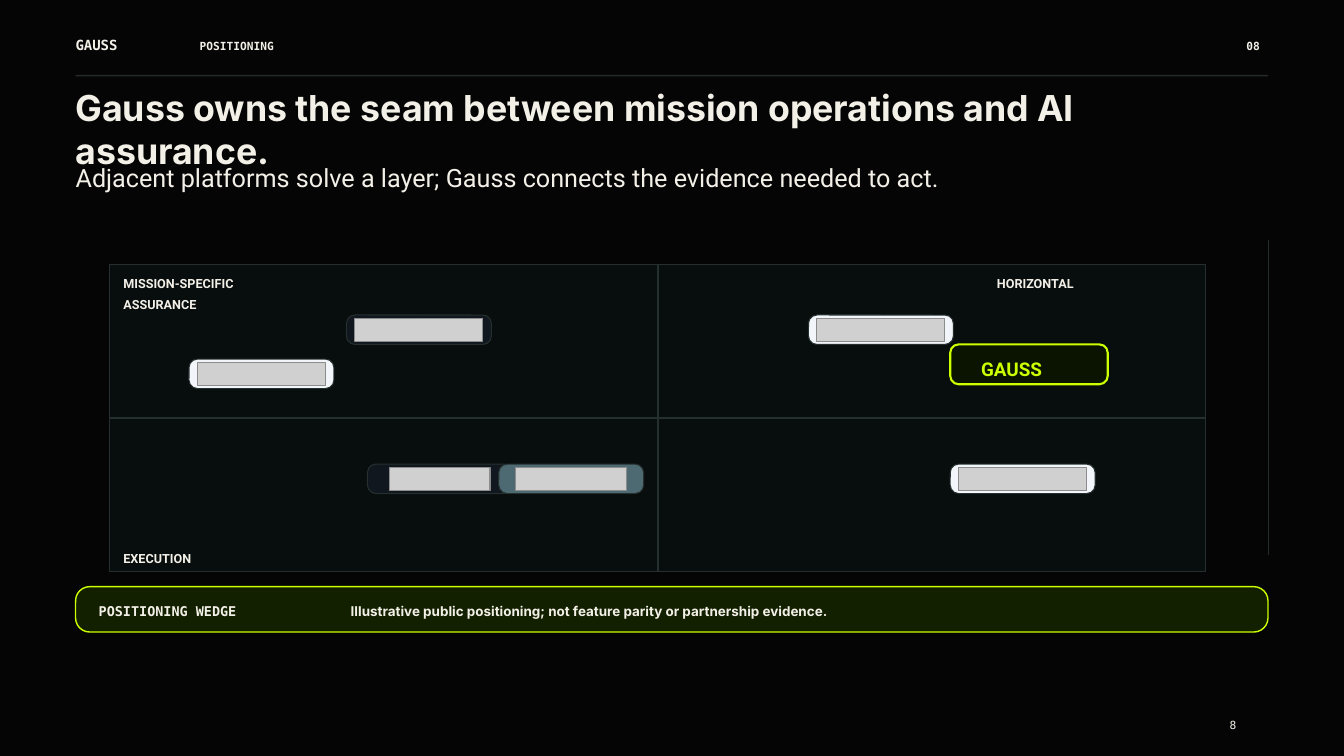
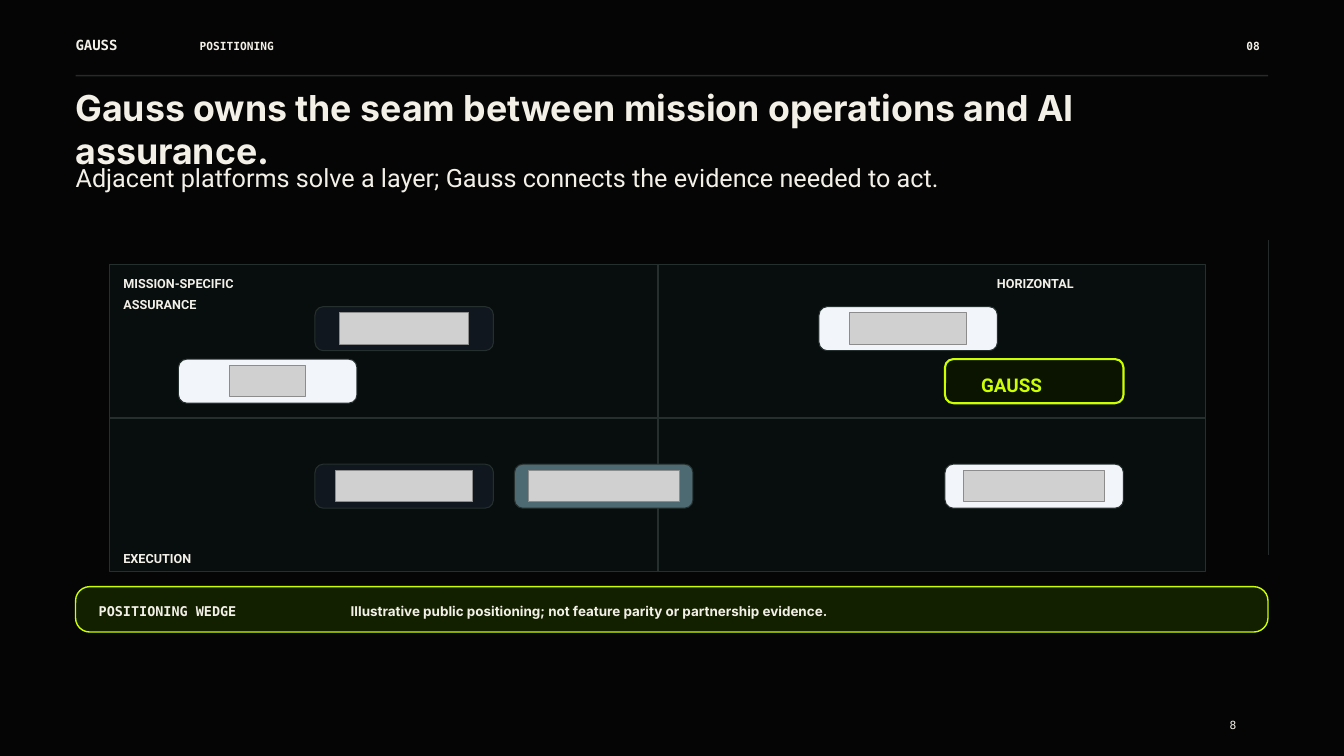
Before and after one commit to Pallas117/Gauss-Aurora.0-, a slide deck: slide 8 of reports/presentation/Gauss_Aurora_Investor_Deck_pptxgenjs.pptx. Drawn at 1344x756 pixels with LibreOffice and Linux fonts; fonts in the diff are those of the drawing; grey boxes stand for pictures; background and template pictures are left out. Boxes give left, top, right and bottom in pixels: in the first picture for what was removed or moved away, otherwise in the second. Text is boxed around its words. In the diff, an @@ line names an element or a change of style, - is before the commit and + after.

```diff
--- a/reports/presentation/Gauss_Aurora_Investor_Deck_pptxgenjs.pptx
+++ b/reports/presentation/Gauss_Aurora_Investor_Deck_pptxgenjs.pptx
@@ rounded rectangle: place and size @@
-rounded rectangle at <box>347,315,492,344</box>
+rounded rectangle at <box>315,307,493,351</box>
@@ picture: place and size @@
-picture at <box>355,319,483,342</box>
+picture at <box>340,313,469,344</box>
@@ picture removed at <box>817,319,945,342</box> @@
@@ rounded rectangle: place and size @@
-rounded rectangle at <box>809,315,954,344</box>
+rounded rectangle at <box>819,307,997,351</box>
@@ picture added at <box>850,313,968,344</box> @@
@@ rounded rectangle: place and size @@
-rounded rectangle at <box>190,359,335,388</box>
+rounded rectangle at <box>178,359,357,403</box>
@@ rounded rectangle: place and size @@
-rounded rectangle at <box>951,345,1108,385</box>
+rounded rectangle at <box>946,359,1124,403</box>
@@ picture removed at <box>198,362,326,385</box> @@
@@ picture added at <box>230,365,306,396</box> @@
@@ text "GAUSS": place and size @@
-text "GAUSS" at <box>981,362,1042,376</box>
+text "GAUSS" at <box>981,378,1042,392</box>
@@ proportions changed in 7 elements at <box>946,359,1124,403</box>, <box>315,307,493,351</box>, <box>178,359,357,403</box>, <box>946,464,1124,508</box>, <box>819,307,997,351</box>, <box>514,464,693,508</box>, <box>315,464,493,508</box> @@
@@ rounded rectangle: place and size @@
-rounded rectangle at <box>368,464,513,493</box>
+rounded rectangle at <box>315,464,493,508</box>
@@ picture added at <box>336,471,473,502</box> @@
@@ picture removed at <box>390,468,490,491</box> @@
@@ rounded rectangle: place and size @@
-rounded rectangle at <box>499,464,644,493</box>
+rounded rectangle at <box>514,464,693,508</box>
@@ picture removed at <box>516,468,627,491</box> @@
@@ picture added at <box>528,471,680,502</box> @@
@@ rounded rectangle: place and size @@
-rounded rectangle at <box>951,464,1096,493</box>
+rounded rectangle at <box>946,464,1124,508</box>
@@ picture: place and size @@
-picture at <box>959,468,1087,491</box>
+picture at <box>964,471,1105,502</box>
```
Also in this commit, not shown: 1 other slide changed.
